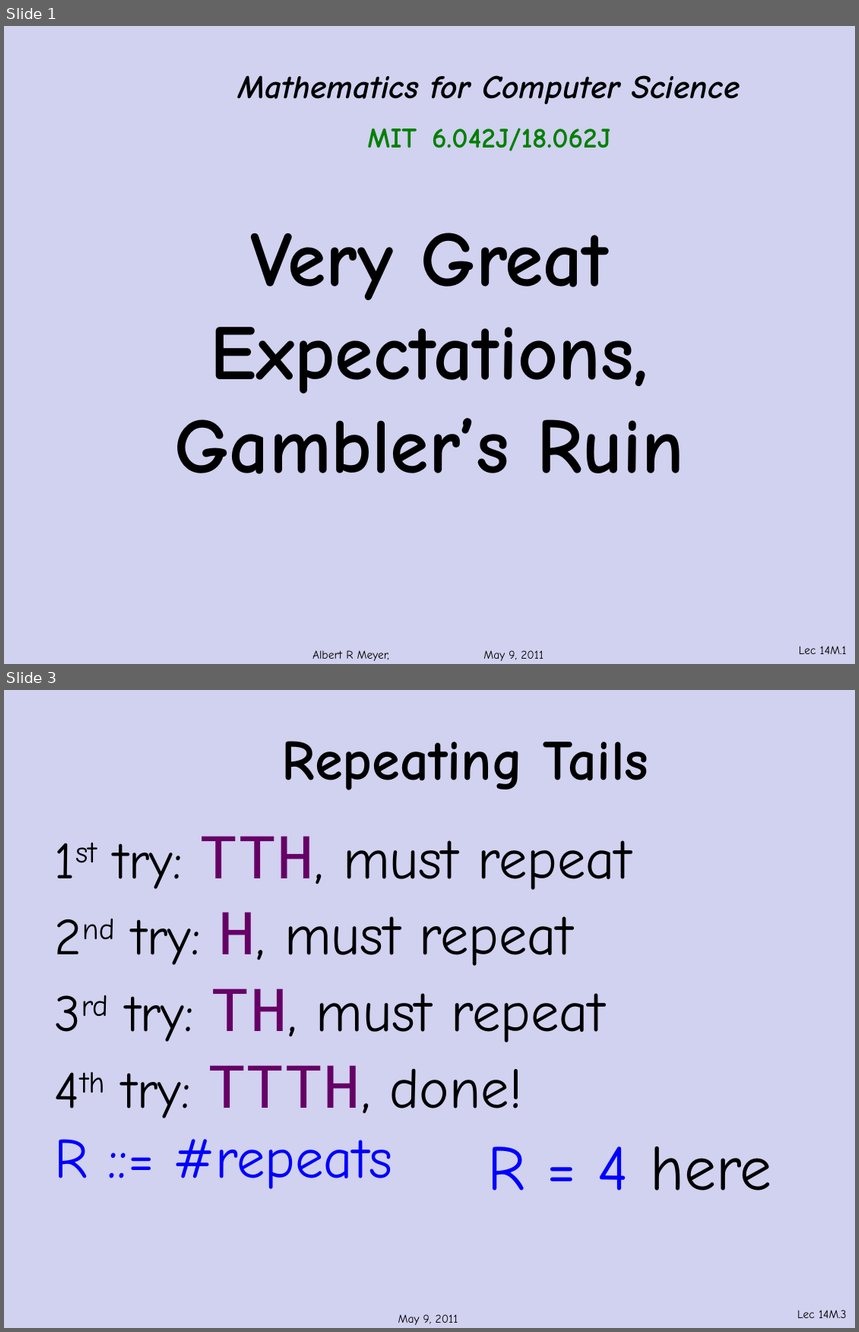
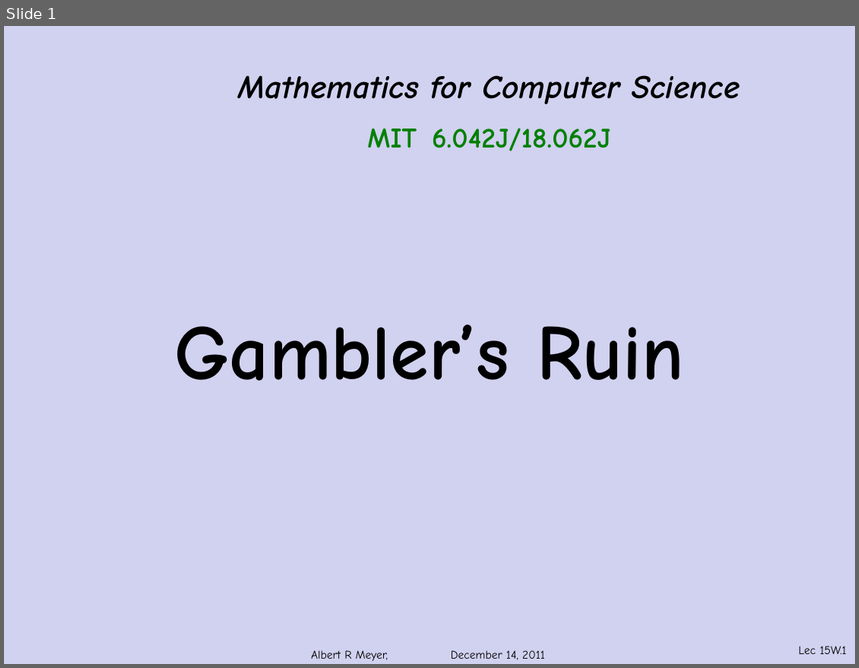
Before and after one commit to armeyer/mcs_web, a slide deck: fall11/slidesF11/slides15w.pptx. Shown one above the other, each under a label of ours: slides 1 and 3 before the commit, slide 1 after it; the slides between them are not shown. The pictures are 859x1332 and 859x668 pixels, drawn with LibreOffice and Linux fonts; fonts in the diff are those of the drawing; background and template pictures are left out. Boxes give left, top, right and bottom in pixels: in the first picture for what was removed or moved away, otherwise in the second. Text is boxed around its words. In the diff, an @@ line names an element or a change of style, - is before the commit and + after.

```diff
--- a/fall11/slidesF11/slides15w.pptx
+++ b/fall11/slidesF11/slides15w.pptx
@@ slide 3 removed at (4, 690, 855, 1328), background #D1D1F0 @@
@@ text removed at (282, 741, 649, 790) @@
-Repeating Tails
@@ text removed at (55, 836, 632, 1189) @@
-1st try: TTH, must repeat
-2nd try: H, must repeat
-3rd try: TH, must repeat
-4th try: TTTH, done!
-R ::= #repeats
@@ text removed at (487, 1147, 772, 1191) @@
-R = 4 here
@@ text removed at (398, 1315, 458, 1325) @@
-May 9, 2011
@@ page number removed at (797, 1310, 847, 1319) @@
-Lec 14M.3
@@ slide 1 changed as well @@
@@ title at (174, 325, 685, 381): text changed @@
-Very Great Expectations,
-Gambler’s Ruin
+Gambler’s Ruin
@@ text at (311, 651, 545, 661): text changed @@
-Albert R Meyer, May 9, 2011
+Albert R Meyer, December 14, 2011
@@ page number at (799, 646, 847, 655): text changed @@
-Lec 14M.1
+Lec 15W.1
```
Also in this commit, not shown: 24 other slides changed, 6 other slides removed.
